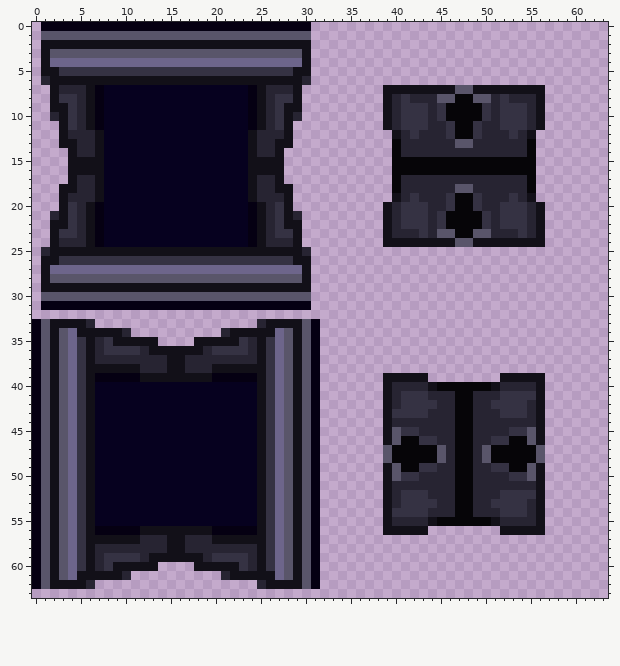
Edited in one commit: pixel-art sprite (assets/level/doors/doors3.png). The picture above is the old version.
The file is 128x128 pixels, drawn in blocks of 2x2; one block is one cell here.
Now the later version:
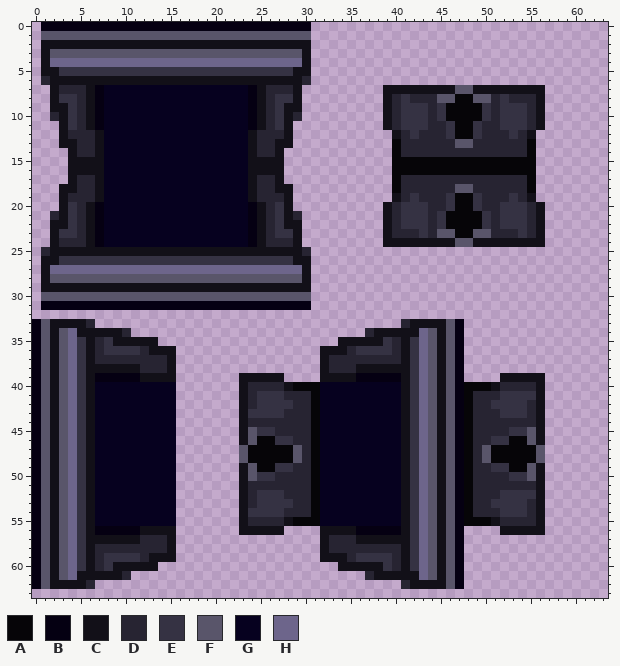
Palette (. is transparent): A #060508  B #050012  C #121018  D #272432  E #353243  F #59556a  G #06011f  H #6d658b
The edit:
Changed rows in their new state; - is an unchanged pixel.
first column x 16:
33 ---------.......---------DCCCCFB
34 -----...........-----DCCCCCHFCFB
35 --..............--CCCCCEDCEHFCFB
36 ................CCCDEEEEDCEHFCFB
37 ................CDDDDDDDDCEHFCFB
38 ................CDDDCCCCCCEHFCFB
39 .......CC-CC....CCCCBBBBB-EHFCFB
40 .......CDDDDCAAAGGGGGGGGGCEHFCFB
41 .......CDE-EDDDAGGGGGGGGGC-HFCFB
42 .......CDE-EEDDAGGGGGGGGGC-HFCFB
43 .......CEE-EDDDAGGGGGGGGGC-HFCFB
44 .......CDDDDDDDAGGGGGGGGGCEHFCFB
45 .......CFE-DDDDAGGGGGGGGGC-HFCFB
46 .......CFAAEEDDAGGGGGGGGGCEHFCFB
47 .......FAAAAAFDAGGGGGGGGGCEHFCFB
48 .......FAAAAAFDAGGGGGGGGGCEHFCFB
49 .......CFAAEEDDAGGGGGGGGGCEHFCFB
50 .......CFE-DDDDAGGGGGGGGGC-HFCFB
51 .......CDDDDDDDAGGGGGGGGGCEHFCFB
52 .......CDE-EDDDAGGGGGGGGGC-HFCFB
53 .......CDE-EEDDAGGGGGGGGGC-HFCFB
54 .......CEE-EDDDAGGGGGGGGGC-HFCFB
55 .......CDDDDCAAAGGGGGGGGGCEHFCFB
56 .......CC-CC....CCCCBBBBB-EHFCFB
57 ................CDDDCCCCCCEHFCFB
58 ................CDDDDDDDDCEHFCFB
59 ................CCCDEEEEDCEHFCFB
60 --..............--CCCCCEDCEHFCFB
61 -----...........-----DCCCCCHFCFB
62 ---------.......---------DCCCCFB
Boxes around the changes in both pictures, in picture pixels (x1, y1, x2, y2):
changed: (176, 319, 464, 589)
